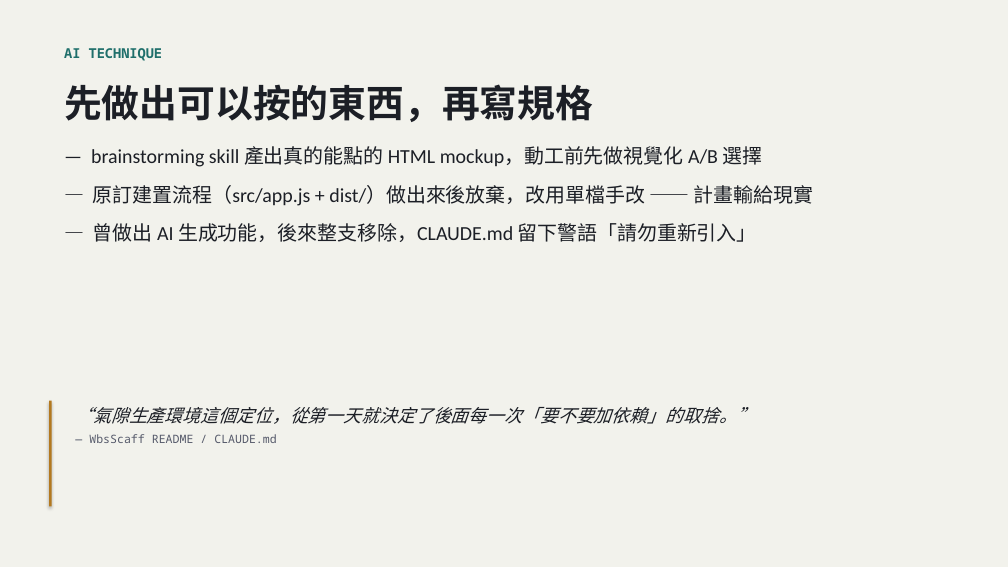
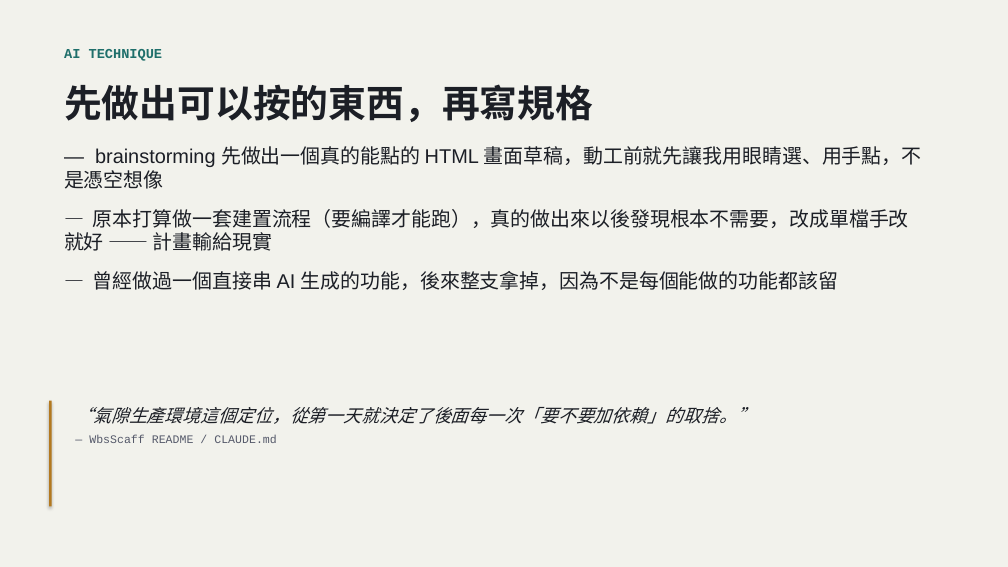
Before and after one commit to LinGaOscar/Spring-MissionBoard, a slide deck: slide 6 of docs/從HTML到SaaS_AI開發技巧回顧.pptx (slide 4 before the commit). Drawn at 1008x567 pixels with LibreOffice and Linux fonts; fonts in the diff are those of the drawing. Boxes give left, top, right and bottom in pixels: in the first picture for what was removed or moved away, otherwise in the second. Text is boxed around its words. In the diff, an @@ line names an element or a change of style, - is before the commit and + after.

Commit message:
fix: 簡報字型改用跨平台通用字型，避免手機版顯示跑版
Avenir Next／Menlo 僅 Mac 內建，手機 App 上被替換字型後文字方塊溢出、跟其他元素重疊。改用 Georgia／Arial／Courier New，並讓所有文字框內容過長時自動縮小字級而非溢出。

```diff
--- a/docs/從HTML到SaaS_AI開發技巧回顧.pptx
+++ b/docs/從HTML到SaaS_AI開發技巧回顧.pptx
@@ text "AI TECHNIQUE" at [64,49,163,61]: font Noto Sans Mono to Courier New @@
@@ text at [64,146,922,290]: text changed; font Calibri to Arial @@
-— brainstorming skill 產出真的能點的 HTML mockup，動工前先做視覺化 A/B 選擇
-— 原訂建置流程（src/app.js + dist/）做出來後放棄，改用單檔手改 —— 計畫輸給現實
-— 曾做出 AI 生成功能，後來整支移除，CLAUDE.md 留下警語「請勿重新引入」
+— brainstorming 先做出一個真的能點的 HTML 畫面草稿，動工前就先讓我用眼睛選、用手點，不是憑空想像
+— 原本打算做一套建置流程（要編譯才能跑），真的做出來以後發現根本不需要，改成單檔手改就好 —— 計畫輸給現實
+— 曾經做過一個直接串 AI 生成的功能，後來整支拿掉，因為不是每個能做的功能都該留
@@ text at [89,435,276,443]: font Noto Sans Mono to Courier New in "— WbsScaff README / CLAUDE.md" @@
```
Also in this commit, not shown: 17 other slides changed, 10 slides added.
